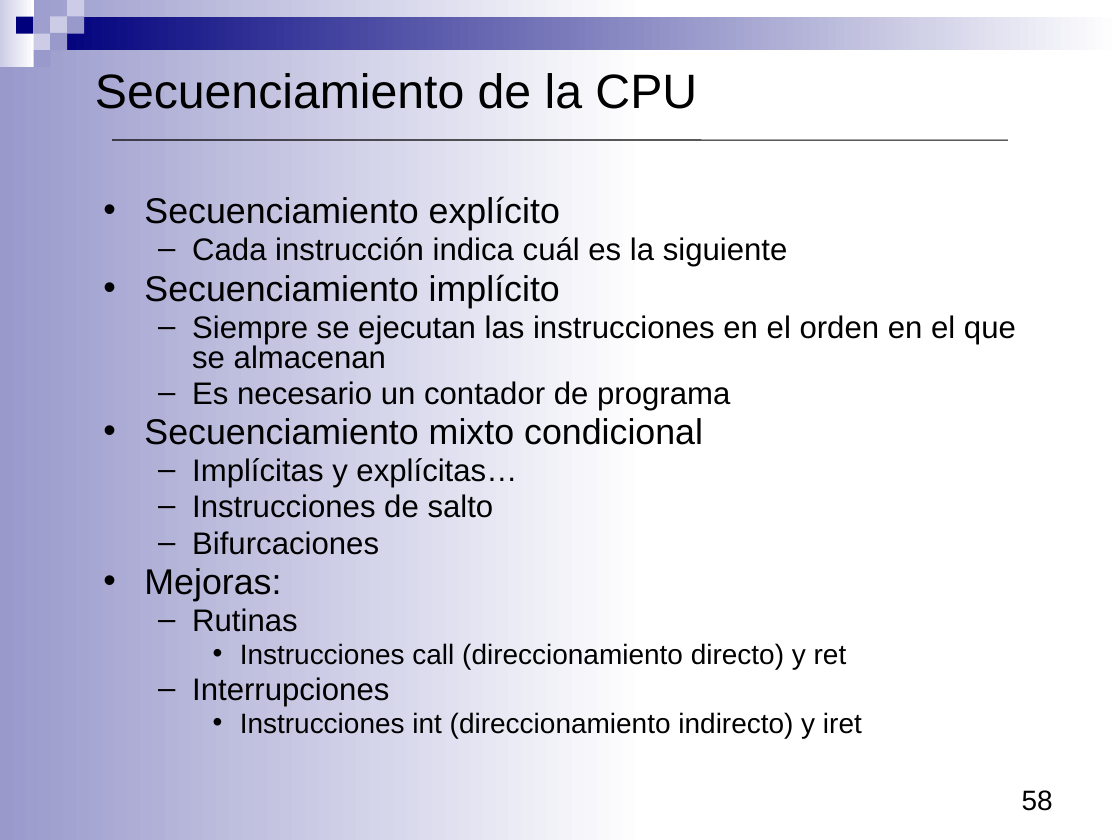
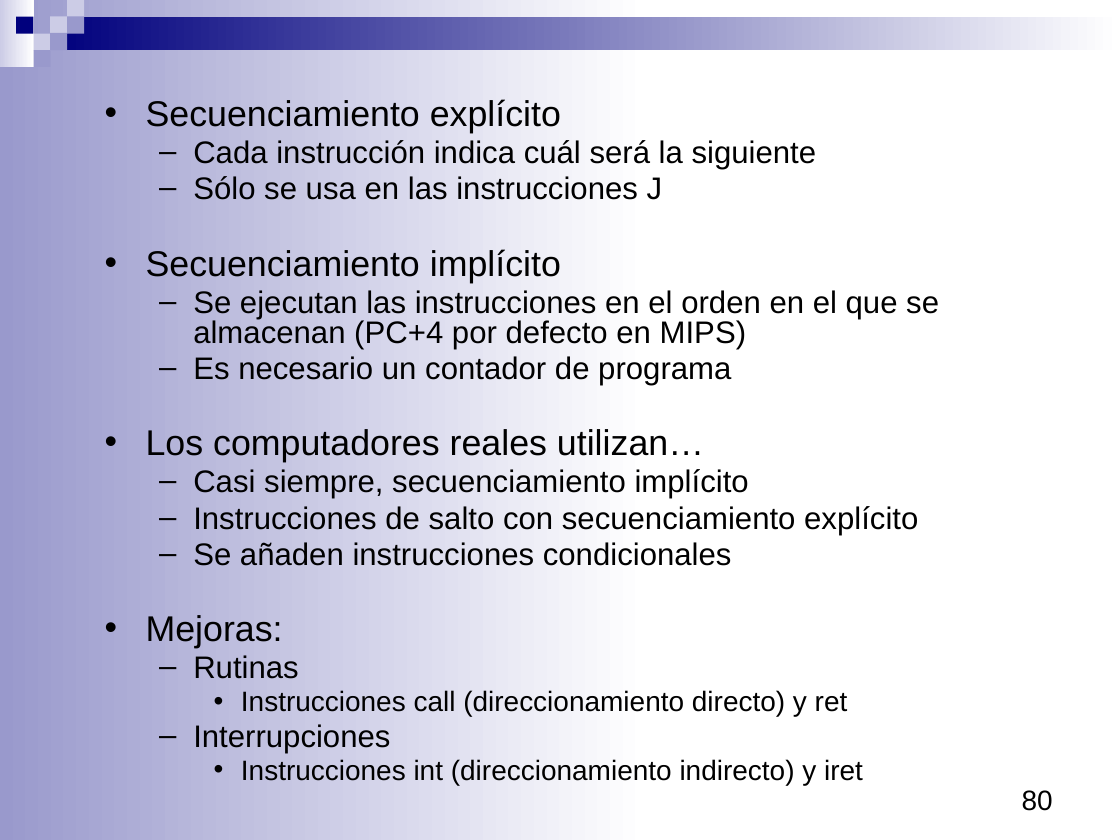
Before and after one commit to luisfromero/fucomp, a slide deck: slide 80 of temas/Tema3.pptx (slide 58 before the commit). Drawn at 1120x840 pixels with LibreOffice and Linux fonts; fonts in the diff are those of the drawing. Boxes give left, top, right and bottom in pixels: in the first picture for what was removed or moved away, otherwise in the second. Text is boxed around its words. In the diff, an @@ line names an element or a change of style, - is before the commit and + after.

```diff
--- a/temas/Tema3.pptx
+++ b/temas/Tema3.pptx
@@ text removed at <box>95,73,697,109</box> @@
-Secuenciamiento de la CPU
@@ text "Secuenciamiento explícito": place and size @@
-text "Secuenciamiento explícito" at <box>144,196,1016,738</box>
+text "Secuenciamiento explícito" at <box>146,99,939,717</box>
@@ line removed from (112, 140) to (1008, 140) @@
@@ text at <box>193,140,817,200</box>: text changed @@
-  – Cada instrucción indica cuál es la siguiente
+  – Cada instrucción indica cuál será la siguiente
+  – Sólo se usa en las instrucciones J
@@ text at <box>193,290,939,349</box>: text changed @@
-  – Siempre se ejecutan las instrucciones en el orden en el que se almacenan
+  – Se ejecutan las instrucciones en el orden en el que se almacenan (PC+4 por defecto en MIPS)
@@ text at <box>146,429,918,566</box>: text changed @@
-• Secuenciamiento mixto condicional
-  – Implícitas y explícitas…
-  – Instrucciones de salto
-  – Bifurcaciones
+• Los computadores reales utilizan…
+  – Casi siempre, secuenciamiento implícito
+  – Instrucciones de salto con secuenciamiento explícito
+  – Se añaden instrucciones condicionales
@@ page number at <box>1022,790,1053,811</box>: text changed @@
-58
+80
```
Also in this commit, not shown: 20 other slides changed, 4 slides added, 8 slides removed, 8 other files.
